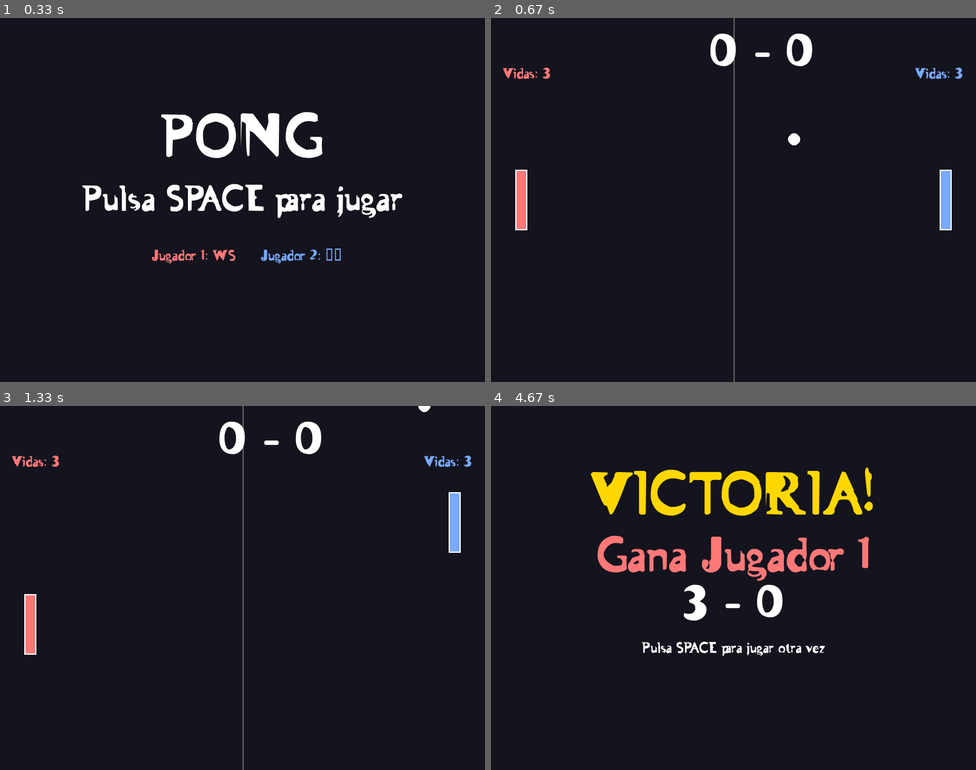
Above: before the commit, frames 1-4 (two rows, left to right).
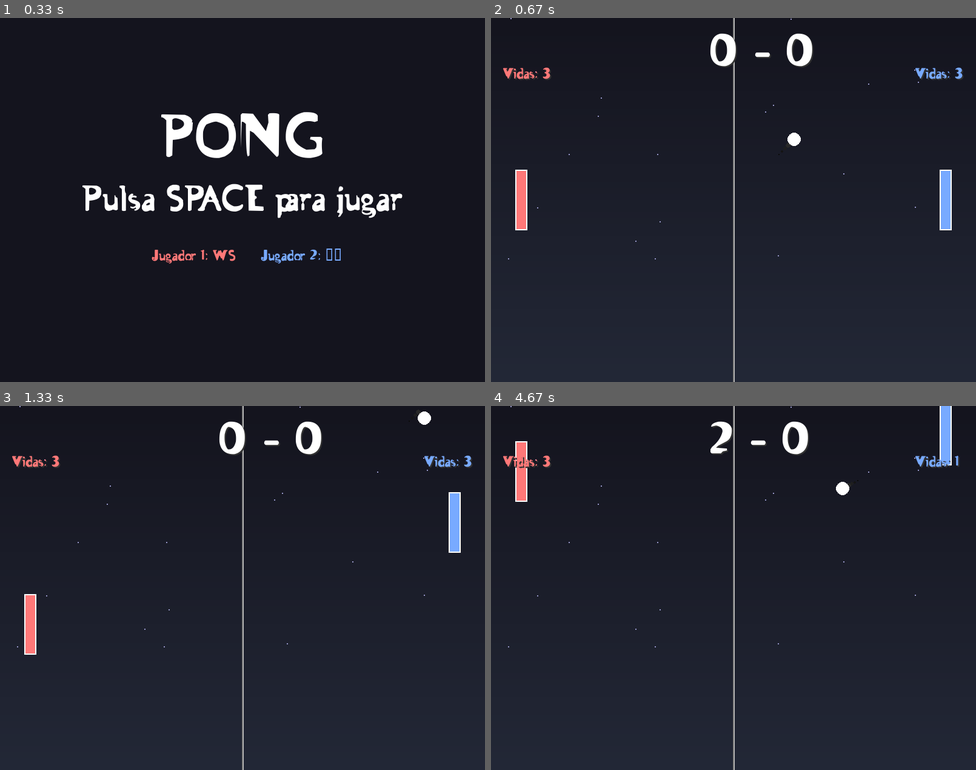
Above: after the commit, the same moments.

Repository: franjdaw/Juego-Ping-Pong-Pygame
Game: pygame game, started from main.py
The game is run twice, just before and just after one commit, with the same random seed, the same clock (stepped at 60 frames per second) and the same inputs.
Inputs:
- Up to frame 1 (0.33 s): no input
- Up to frame 2 (0.67 s): tap Space at 0.33 s
- Up to frame 3 (1.33 s): hold Up 0.67-1.13 s; hold Down from 1.17 s (still down); hold S from 1.17 s (still down)
- Up to frame 4 (4.67 s): release Down at 1.47 s; release S at 1.47 s; hold Up 1.5-1.87 s; hold W 1.5-1.87 s; hold Down 1.9-2.27 s; hold S 1.9-2.27 s; hold Up 2.3-2.6 s; hold W 2.3-2.6 s; hold Down 2.63-2.93 s; hold S 2.63-2.93 s; hold Up 2.97-3.33 s; hold W 2.97-3.33 s; hold Down 3.37-3.73 s; hold S 3.37-3.73 s; hold Up 3.77-4.07 s; hold W 3.77-4.07 s; hold Up 4.1-4.4 s; hold W 4.1-4.4 s; hold Up from 4.43 s (still down); hold W from 4.43 s (still down)

Frame 1 is identical in both runs. In frame 2, 0.5% of the frame differs, in the area x 3-98%, y 0-100%; in frame 3, 0.6%; in frame 4, 8.5%, in the area x 2-97%, y 0-100%.

Commit message:
Nuevos cambios en la estructura del juego, nuevas funciones!

Diff:
--- a/juego.py
+++ b/juego.py
@@ -187,12 +187,16 @@
             self.entidades.append(self.pelota)
 
     def dibujar(self):
-        # Fondo simple
-        self.pantalla.fill((20, 20, 30))
-
-        # Línea central simple
-        pygame.draw.line(self.pantalla, (100, 100, 100),
-                        (self.ancho//2, 0), (self.ancho//2, self.alto), 2)
+        # Fondo moderno con gradiente
+        self._dibujar_fondo_moderno()
+
+        # Línea central con efecto brillante
+        for i in range(3):
+            alpha = 255 - i * 80
+            color = (100 + i * 50, 100 + i * 50, 100 + i * 50)
+            pygame.draw.line(self.pantalla, color,
+                           (self.ancho//2 + i - 1, 0),
+                           (self.ancho//2 + i - 1, self.alto), 1)
 
         # Dibujar obstáculos
         for obstaculo in self.obstaculos:
@@ -210,17 +214,42 @@
             else:
                 entidad.dibujar(self.pantalla)
 
-        # Marcador con fuente personalizada
+        # Marcador con fuente personalizada y efecto de sombra
+        sombra_offset = 2
+        sombra_color = (50, 50, 50)
+        marcador_sombra = self.fuente_grande.render(f"{self.puntos1} - {self.puntos2}", True, sombra_color)
         marcador = self.fuente_grande.render(f"{self.puntos1} - {self.puntos2}", True, (255, 255, 255))
+        self.pantalla.blit(marcador_sombra, (self.ancho//2 - 40 + sombra_offset, 20 + sombra_offset))
         self.pantalla.blit(marcador, (self.ancho//2 - 40, 20))
 
-        # Sistema de vidas con fuente personalizada
+        # Sistema de vidas con efecto de sombra
+        vidas1_sombra = self.fuente_pequena.render(f"Vidas: {self.vidas1}", True, sombra_color)
+        vidas2_sombra = self.fuente_pequena.render(f"Vidas: {self.vidas2}", True, sombra_color)
         vidas1_texto = self.fuente_pequena.render(f"Vidas: {self.vidas1}", True, (255, 120, 120))
         vidas2_texto = self.fuente_pequena.render(f"Vidas: {self.vidas2}", True, (120, 170, 255))
+
+        self.pantalla.blit(vidas1_sombra, (20 + sombra_offset, 80 + sombra_offset))
+        self.pantalla.blit(vidas2_sombra, (self.ancho - 100 + sombra_offset, 80 + sombra_offset))
         self.pantalla.blit(vidas1_texto, (20, 80))
         self.pantalla.blit(vidas2_texto, (self.ancho - 100, 80))
 
         pygame.display.flip()
+
+    def _dibujar_fondo_moderno(self):
+        # Gradiente simple
+        for y in range(0, self.alto, 10):
+            color_ratio = y / self.alto
+            r = int(20 + color_ratio * 15)
+            g = int(20 + color_ratio * 20)
+            b = int(30 + color_ratio * 25)
+            pygame.draw.rect(self.pantalla, (r, g, b), (0, y, self.ancho, 10))
+
+        # Estrellas simples
+        if not hasattr(self, '_estrellas'):
+            self._estrellas = [(random.randint(0, self.ancho), random.randint(0, self.alto)) for _ in range(20)]
+
+        for x, y in self._estrellas:
+            pygame.draw.circle(self.pantalla, (150, 150, 200), (x, y), 1)
 
     def dibujar_intro(self):
         self.pantalla.fill((20, 20, 30))
--- a/obstaculo.py
+++ b/obstaculo.py
@@ -1,4 +1,5 @@
 import pygame
+import random
 from entidad import Entidad
 
 class Obstaculo(Entidad):
@@ -8,6 +9,7 @@
         self.__alto = alto
         self.__activo = True
         self.__vidas = 3
+        self.__brillo = 0
 
     @property
     def ancho(self):
@@ -34,13 +36,22 @@
         if not self.__activo:
             return
 
+        # Actualizar brillo
+        self.__brillo = (self.__brillo + 3) % 360
+        brillo_valor = abs(pygame.math.Vector2(1, 0).rotate(self.__brillo).x)
+
+        # Color según vidas
         if self.__vidas == 3:
-            color = (150, 75, 0)
+            color = (180, 100, 50)
         elif self.__vidas == 2:
-            color = (200, 100, 0)
+            color = (220, 150, 80)
         else:
-            color = (255, 150, 0)
+            color = (255, 200, 100)
 
+        # Aplicar brillo
+        color = tuple(min(255, c + int(brillo_valor * 20)) for c in color)
+
+        # Dibujar
         rect = pygame.Rect(self.x, self.y, self.__ancho, self.__alto)
         pygame.draw.rect(pantalla, color, rect)
         pygame.draw.rect(pantalla, (255, 255, 255), rect, 2)
@@ -49,9 +60,36 @@
         if not self.__activo:
             return False
 
-        rect = pygame.Rect(self.x, self.y, self.__ancho, self.__alto)
-        if rect.collidepoint(pelota.x, pelota.y):
-            self.recibir_golpe()
+        rect_obstaculo = pygame.Rect(self.x, self.y, self.__ancho, self.__alto)
+        rect_pelota = pygame.Rect(pelota.x - pelota.radio, pelota.y - pelota.radio,
+                                 pelota.radio * 2, pelota.radio * 2)
+
+        if rect_obstaculo.colliderect(rect_pelota):
+            # Solo hacer rebotar, no quitar vidas
+
+            # Calcular desde qué lado viene la pelota
+            centro_obstaculo_x = self.x + self.__ancho // 2
+            centro_obstaculo_y = self.y + self.__alto // 2
+
+            dx = pelota.x - centro_obstaculo_x
+            dy = pelota.y - centro_obstaculo_y
+
+            # Rebote según el lado de impacto
+            if abs(dx) > abs(dy):  # Golpe lateral
+                pelota.vel_x *= -1
+                # Empujar pelota fuera del obstáculo
+                if dx > 0:
+                    pelota.x = self.x + self.__ancho + pelota.radio
+                else:
+                    pelota.x = self.x - pelota.radio
+            else:  # Golpe superior/inferior
+                pelota.vel_y *= -1
+                # Empujar pelota fuera del obstáculo
+                if dy > 0:
+                    pelota.y = self.y + self.__alto + pelota.radio
+                else:
+                    pelota.y = self.y - pelota.radio
+
             return True
         return False
 
@@ -71,6 +109,7 @@
         if not self.activo:
             return
 
+        # Color azul brillante
         rect = pygame.Rect(self.x, self.y, self.ancho, self.alto)
-        pygame.draw.rect(pantalla, (100, 100, 200), rect)
+        pygame.draw.rect(pantalla, (100, 150, 255), rect)
         pygame.draw.rect(pantalla, (255, 255, 255), rect, 2)
--- a/pelota.py
+++ b/pelota.py
@@ -1,5 +1,6 @@
 import pygame
 import random
+import math
 from entidad import Entidad
 
 class Pelota(Entidad):
@@ -9,6 +10,10 @@
         self.__velocidad = velocidad
         self.__vel_x = random.choice([-1,1]) * velocidad
         self.__vel_y = random.choice([-1,1]) * velocidad
+
+        # Efectos simples
+        self.__estela = []
+        self.__brillo = 0
 
     @property
     def radio(self):
@@ -35,17 +40,49 @@
         self.__vel_y = value
 
     def mover(self):
+        # Guardar estela
+        self.__estela.append((self.x, self.y))
+        if len(self.__estela) > 5:
+            self.__estela.pop(0)
+
+        # Mover
         self.x += self.__vel_x
         self.y += self.__vel_y
 
+        # Actualizar brillo
+        self.__brillo = (self.__brillo + 5) % 360
+
     def dibujar(self, pantalla):
-        # Pelota simple
-        pygame.draw.circle(pantalla, (255,255,255), (int(self.x), int(self.y)), self.__radio)
+        # Estela simple
+        for i, (pos_x, pos_y) in enumerate(self.__estela):
+            alpha = int(50 * (i + 1) / len(self.__estela))
+            color = (alpha, alpha, alpha)
+            radio = int(self.__radio * 0.5 * (i + 1) / len(self.__estela))
+            pygame.draw.circle(pantalla, color, (int(pos_x), int(pos_y)), radio)
+
+        # Efecto de brillo
+        brillo_valor = abs(math.sin(math.radians(self.__brillo)))
+        radio_brillo = self.__radio + int(brillo_valor * 2)
+        color = (255, 255, 255)
+
+        # Dibujar pelota
+        pygame.draw.circle(pantalla, color, (int(self.x), int(self.y)), radio_brillo)
+        pygame.draw.circle(pantalla, (255, 255, 255), (int(self.x), int(self.y)), self.__radio // 2)
 
     def rebote_pared(self, alto):
-        if self.y <= 0 or self.y >= alto:
+        if self.y <= self.__radio or self.y >= alto - self.__radio:
             self.__vel_y *= -1
 
     def rebote_jugador(self, jugador):
-        if pygame.Rect(jugador.x, jugador.y, jugador.ancho, jugador.alto).collidepoint(self.x, self.y):
+        rect_jugador = pygame.Rect(jugador.x, jugador.y, jugador.ancho, jugador.alto)
+        rect_pelota = pygame.Rect(self.x - self.__radio, self.y - self.__radio,
+                                 self.__radio * 2, self.__radio * 2)
+
+        if rect_jugador.colliderect(rect_pelota):
             self.__vel_x *= -1
+
+            # Spin simple
+            centro_jugador = jugador.y + jugador.alto // 2
+            impacto = (self.y - centro_jugador) / (jugador.alto // 2)
+            self.__vel_y += impacto * 2
+            self.__vel_y = max(-6, min(6, self.__vel_y))
--- a/powerup.py
+++ b/powerup.py
@@ -1,5 +1,6 @@
 import pygame
 import random
+import math
 from entidad import Entidad
 
 class PowerUp(Entidad):
@@ -8,13 +9,15 @@
         self.__tipo = tipo
         self.__radio = 15
         self.__activo = True
+        self.__brillo = 0
 
+        # Colores según tipo
         if tipo == "velocidad":
-            self.__color = (255, 200, 0)
+            self.__color = (255, 200, 0)  # Dorado
         elif tipo == "tamaño":
-            self.__color = (0, 200, 255)
-        else:
-            self.__color = (255, 0, 255)
+            self.__color = (0, 200, 255)  # Azul
+        else:  # punto_extra
+            self.__color = (255, 0, 255)  # Magenta
 
     @property
     def tipo(self):
@@ -32,9 +35,56 @@
         self.__activo = False
 
     def dibujar(self, pantalla):
-        if self.__activo:
-            pygame.draw.circle(pantalla, self.__color, (int(self.x), int(self.y)), self.__radio)
-            pygame.draw.circle(pantalla, (255, 255, 255), (int(self.x), int(self.y)), self.__radio, 2)
+        if not self.__activo:
+            return
+
+        # Actualizar brillo
+        self.__brillo = (self.__brillo + 5) % 360
+        brillo_valor = abs(math.sin(math.radians(self.__brillo)))
+        radio_brillo = self.__radio + int(brillo_valor * 3)
+
+        # Dibujar anillos simples
+        for i in range(2):
+            radio_anillo = self.__radio + (i + 1) * 3
+            color_anillo = tuple(int(c * 50 / 255) for c in self.__color)
+            pygame.draw.circle(pantalla, color_anillo,
+                             (int(self.x), int(self.y)), radio_anillo, 1)
+
+        # Dibujar power-up principal
+        pygame.draw.circle(pantalla, self.__color,
+                         (int(self.x), int(self.y)), radio_brillo)
+        pygame.draw.circle(pantalla, (255, 255, 255),
+                         (int(self.x), int(self.y)), radio_brillo, 2)
+
+        # Símbolo simple
+        self._dibujar_simbolo_simple(pantalla)
+
+    def _dibujar_simbolo_simple(self, pantalla):
+        centro_x, centro_y = int(self.x), int(self.y)
+
+        if self.__tipo == "velocidad":
+            # Flecha simple
+            pygame.draw.polygon(pantalla, (255, 255, 255), [
+                (centro_x, centro_y - 8),
+                (centro_x - 4, centro_y),
+                (centro_x + 4, centro_y)
+            ], 2)
+        elif self.__tipo == "tamaño":
+            # Círculos simples
+            pygame.draw.circle(pantalla, (255, 255, 255),
+                             (centro_x, centro_y), 4, 2)
+            pygame.draw.circle(pantalla, (255, 255, 255),
+                             (centro_x, centro_y), 7, 2)
+        else:  # punto_extra
+            # Estrella simple
+            puntos = []
+            for i in range(8):
+                angulo = math.radians(i * 45 - 90)
+                radio = 8 if i % 2 == 0 else 4
+                x = centro_x + int(radio * math.cos(angulo))
+                y = centro_y + int(radio * math.sin(angulo))
+                puntos.append((x, y))
+            pygame.draw.polygon(pantalla, (255, 255, 255), puntos, 2)
 
     def verificar_colision(self, pelota):
         if not self.__activo:
Not shown, added: README.md
Not shown, removed: read.me
